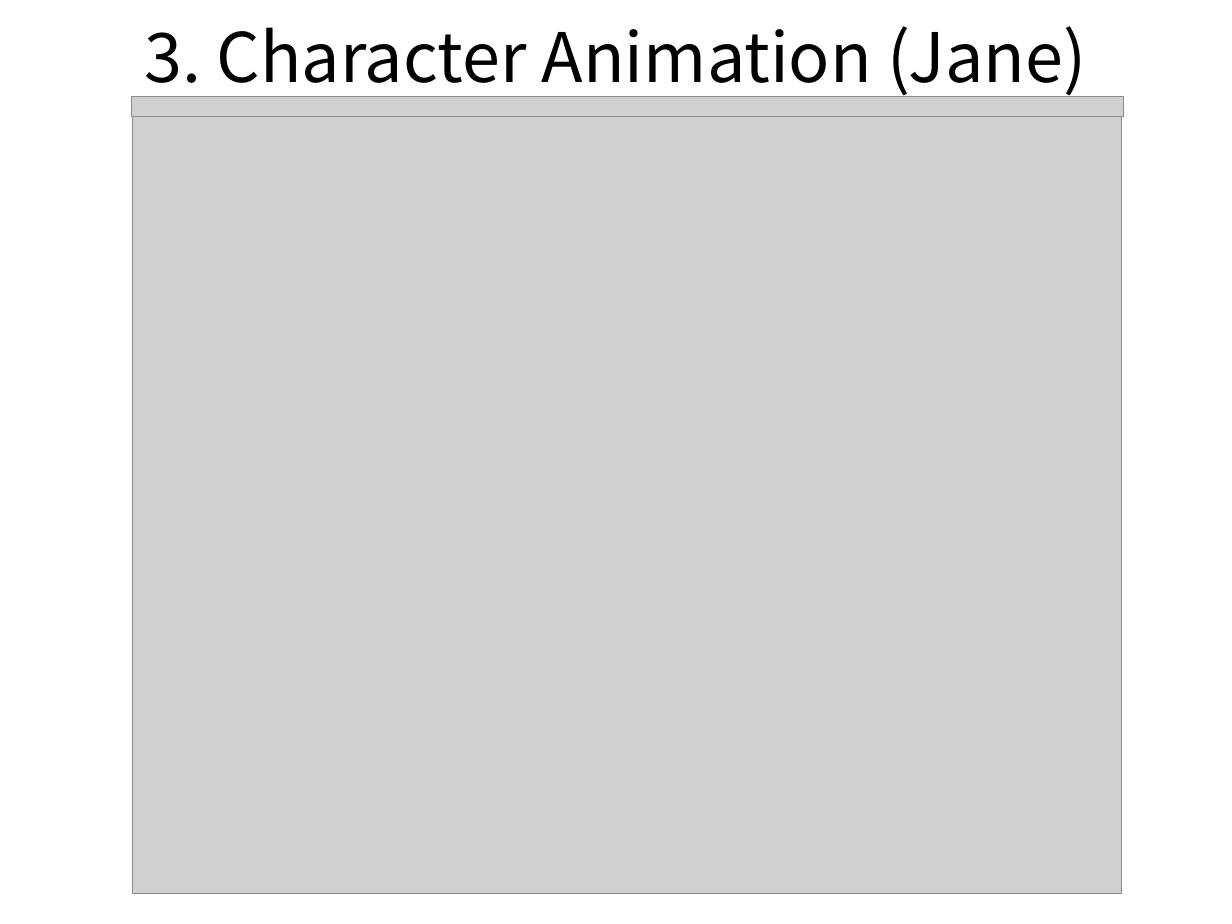
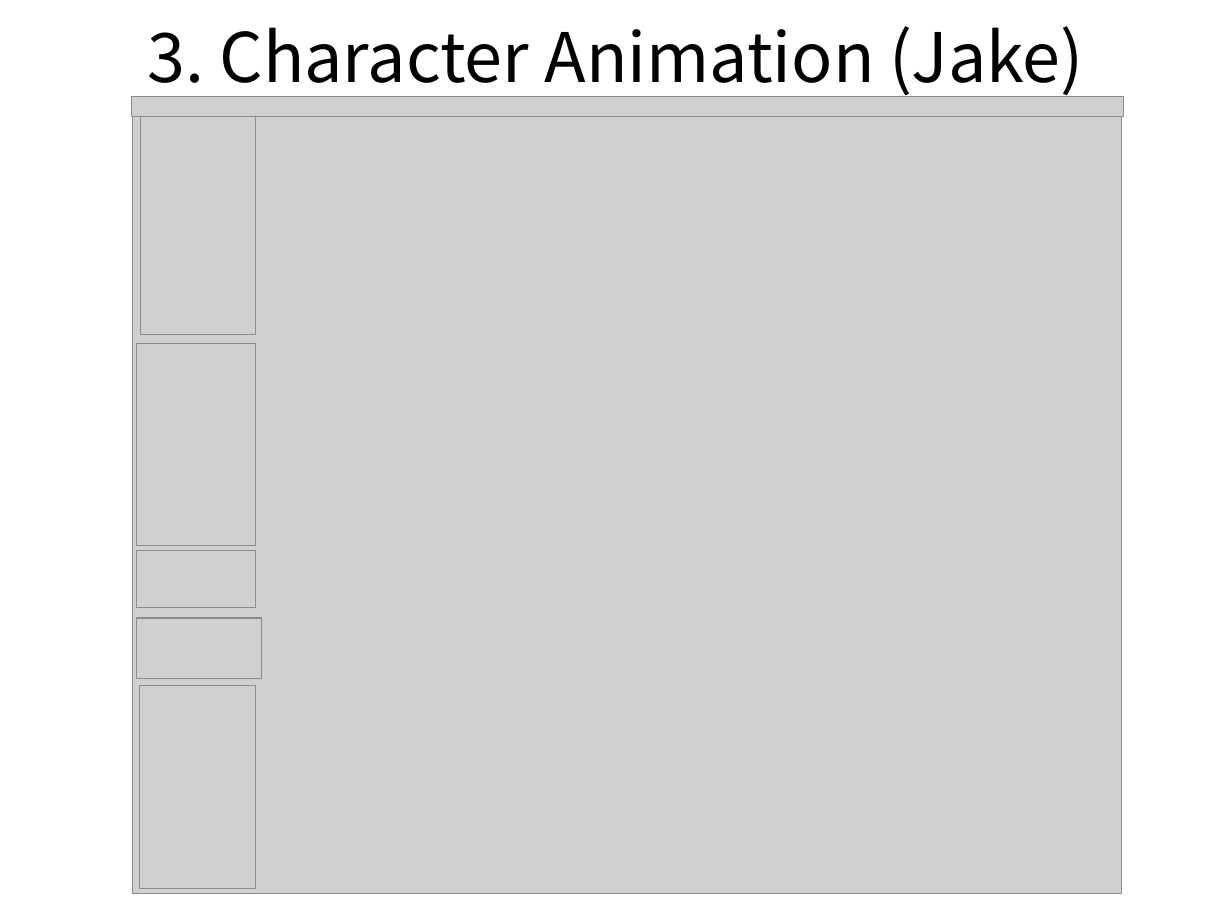
Before and after one commit to TomLeeLive/enpgame, a slide deck: slide 6 of doc/_meeting_doc/N2_Team_Char_Animation.odp. Drawn at 1232x924 pixels with LibreOffice and Linux fonts; fonts in the diff are those of the drawing; grey boxes stand for pictures. Boxes give left, top, right and bottom in pixels: in the first picture for what was removed or moved away, otherwise in the second. Text is boxed around its words. In the diff, an @@ line names an element or a change of style, - is before the commit and + after.

```diff
--- a/doc/_meeting_doc/N2_Team_Char_Animation.odp
+++ b/doc/_meeting_doc/N2_Team_Char_Animation.odp
@@ title at (147, 26, 1084, 99): text changed @@
-3. Character Animation (Jane)
+3. Character Animation (Jake)
@@ picture added at (141, 116, 255, 334) @@
@@ picture added at (136, 343, 255, 546) @@
@@ picture added at (136, 551, 255, 608) @@
@@ picture added at (136, 618, 262, 679) @@
@@ picture added at (139, 686, 255, 890) @@
```
Also in this commit, not shown: 2 other slides changed, 2 other files.
